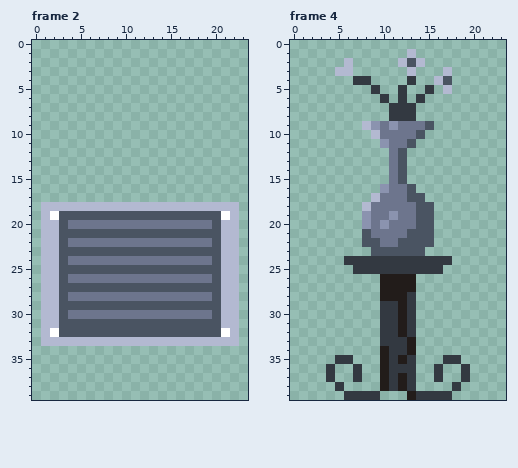
Two versions of one pixel-art file, assets/images/environments/door.aseprite. That is the earlier state.
24x40 pixels, 4 frames. Shown: frame 2, frame 4. The commit also changed other frames, which this record leaves out.
The result:
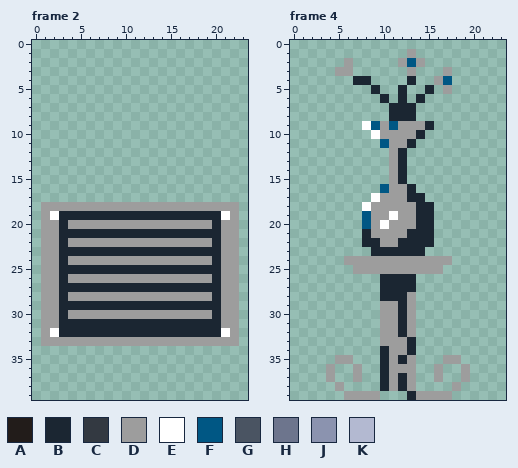
Palette (. is transparent): A #221c1a  B #1b2632  C #333941  D #9d9d9d  E #ffffff  F #005784  G #4a5462  H #6d758d  J #8b93af  K #b3b9d1
The edit:
Changed rows in their new state; - is an unchanged pixel.
Frame 2:
first column x 1:
18 DDDDDDDDDDDDDDDDDDDDDD
19 D-BBBBBBBBBBBBBBBBBB-D
20 DDBDDDDDDDDDDDDDDDDBDD
21 DDBBBBBBBBBBBBBBBBBBDD
22 DDBDDDDDDDDDDDDDDDDBDD
23 DDBBBBBBBBBBBBBBBBBBDD
24 DDBDDDDDDDDDDDDDDDDBDD
25 DDBBBBBBBBBBBBBBBBBBDD
26 DDBDDDDDDDDDDDDDDDDBDD
27 DDBBBBBBBBBBBBBBBBBBDD
28 DDBDDDDDDDDDDDDDDDDBDD
29 DDBBBBBBBBBBBBBBBBBBDD
30 DDBDDDDDDDDDDDDDDDDBDD
31 DDBBBBBBBBBBBBBBBBBBDD
32 D-BBBBBBBBBBBBBBBBBB-D
33 DDDDDDDDDDDDDDDDDDDDDD
Frame 4:
first column x 4:
 1 ---------D------
 2 --D-----DFD-----
 3 -DD------D---D--
 4 ---BB----B--DF--
 5 -----B--B--B-D--
 6 ------B-B-B-----
 7 -------BBB------
 8 -------BBB------
 9 ----EFDFDDDB----
10 -----EDDDDB-----
11 ------FDDB------
12 -------DB-------
13 -------DB-------
14 -------DB-------
15 -------DB-------
16 ------FDDB------
17 -----EDDDBB-----
18 ----EDDDDDBB----
19 ----FDDEDDBB----
20 ----FDEDDDBB----
21 ----BDDDDBBB----
22 ----BBDDBBBB----
23 -----BBBBBB-----
24 --DDDDDDDDDDDD--
25 ---DDDDDDDDDD---
26 ------BBBB------
27 ------BBBB------
28 ------BBBD------
29 ------DDBD------
30 ------DDBD------
31 ------DDBD------
32 ------DDBD------
33 ------DDDB------
34 ------BDDB------
35 -DD---BDBD---DD-
36 D--D--BDDD--D--D
37 D--D--BDBD--D--D
38 -D----BDBD----D-
39 --DDDD---BDDDD--
Pixel boxes of the changes (left, top, right, bottom) in both pictures:
changed: (41, 202, 239, 346)
changed: (326, 49, 470, 400)
